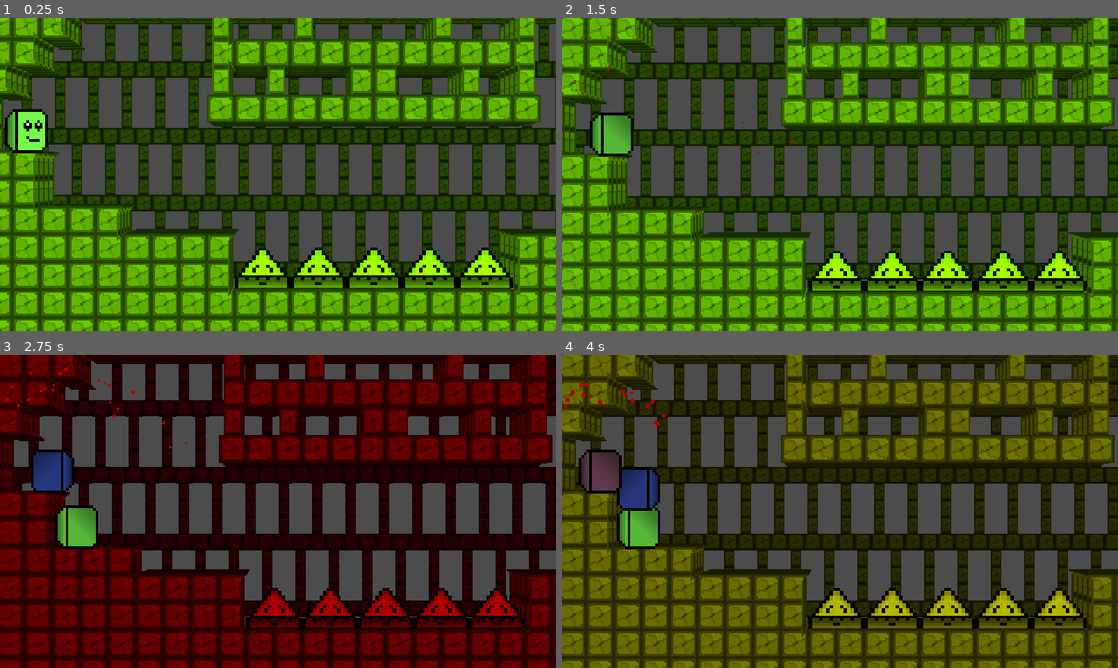
Above: before the commit, frames 1-4 (two rows, left to right).
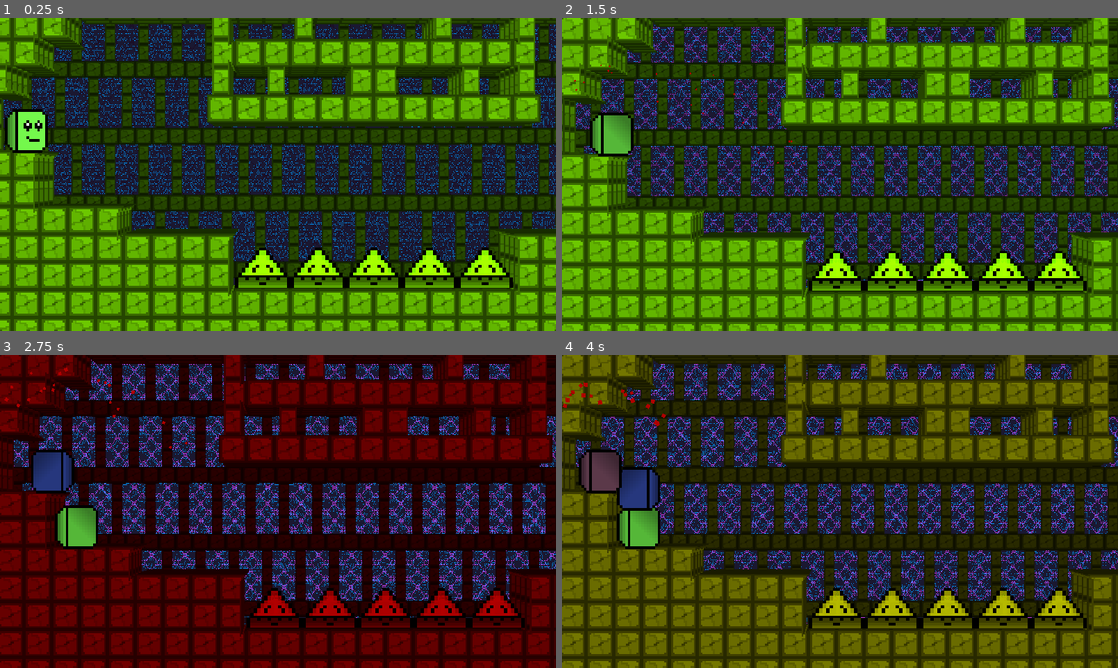
Above: after the commit, the same moments.

Repository: UltraArceus3/Mini-Jam-96-Game-Submission
Game: Godot game, scene res://Scenes/main.tscn
Same seed, same stepped clock (60 frames per second), same inputs: the game is played once before the commit and once after it.
Inputs:
- Up to frame 1 (0.25 s): no input
- Up to frame 2 (1.5 s): hold D (RIGHT) from 0.53 s (still down); tap R (ded) at 0.6, 1.35 s; tap W (UP) at 0.77 s
- Up to frame 3 (2.75 s): tap W (UP) at 1.52 s; release D (RIGHT) at 2.03 s; hold A (LEFT) from 2.03 s (still down); tap R (ded) at 2.1 s
- Up to frame 4 (4 s): release A (LEFT) at 2.78 s; hold D (RIGHT) from 2.78 s (still down); tap R (ded) at 2.85, 3.6 s; tap W (UP) at 3.02, 3.77 s

The runs differ from the first frame. In frame 1, 25% of the frame differs, in the area x 0-100%, y 0-86%; in frame 2, 24%; in frame 3, 24%; in frame 4, 23%.

Commit message:
added neat background

Diff:
--- a/Scenes/main.tscn
+++ b/Scenes/main.tscn
@@ -6,6 +6,52 @@
 [ext_resource path="res://entities-objects/spike/spike.tscn" type="PackedScene" id=4]
 [ext_resource path="res://entities-objects/camera/Camera2D.gd" type="Script" id=5]
 [ext_resource path="res://entities-objects/goal_area/goal_area.tscn" type="PackedScene" id=6]
+[ext_resource path="res://resources/end_frame.png" type="Texture" id=7]
+
+[sub_resource type="Shader" id=1]
+code = "shader_type canvas_item;
+
+void fragment(){
+
+	float eq = sqrt((UV.x));
+	float eq2 = sin(UV.y);
+	float diff_x = 0.0;
+	float diff_y = 0.0;
+	if (mod(FRAGCOORD.y, 2.0) < 1.0) {
+
+
+		diff_x += 0.05*cos(UV.y*TIME*0.5);
+		diff_y += 0.05*cos(UV.y*TIME*0.5) + TIME/5.0;
+
+	}
+	else{
+		diff_x -= sin(UV.x * UV.y)/sin(TIME*0.5);
+		diff_y += TIME*0.5;
+	}
+
+
+	vec2 newuv = UV;
+
+	COLOR = texture(TEXTURE, vec2(newuv.x + diff_x, newuv.y + diff_y)) / vec4(1.,1.,1.,1.);
+
+	if (COLOR.a != 0.0){
+
+		if (mod(FRAGCOORD.y, 2.0) < 1.0) {
+			COLOR = vec4(0.855,0.246,0.988,1.);
+			COLOR.rgb *= abs(sin(0.5*TIME));
+		}
+		else{
+			COLOR = vec4(0.,.59,1.0,1.)
+		}
+	}
+	else{
+		COLOR = vec4(0.102,0.098,0.195,1.)
+	}
+
+}"
+
+[sub_resource type="ShaderMaterial" id=2]
+shader = SubResource( 1 )
 
 [node name="Main" type="Node2D"]
 
@@ -27,17 +73,35 @@
 enable_3D = true
 
 [node name="Background" type="CanvasLayer" parent="."]
+layer = -3
+follow_viewport_enable = true
+follow_viewport_scale = 0.3
+
+[node name="TextureRect" type="TextureRect" parent="Background"]
+material = SubResource( 2 )
+margin_left = -1681.0
+margin_top = -912.0
+margin_right = 1952.0
+margin_bottom = 1048.0
+texture = ExtResource( 7 )
+expand = true
+stretch_mode = 2
+__meta__ = {
+"_edit_use_anchors_": false
+}
+
+[node name="tilemap" type="CanvasLayer" parent="Background"]
 layer = -2
 follow_viewport_enable = true
 follow_viewport_scale = 0.6
 
-[node name="bg_map" parent="Background" instance=ExtResource( 1 )]
+[node name="bg_map" parent="Background/tilemap" instance=ExtResource( 1 )]
 position = Vector2( 0, 1 )
 collision_layer = 0
 collision_mask = 0
 tile_data = PoolIntArray( -1441856, 0, 0, -1441855, 0, 1, -1441854, 0, 1, -1441853, 0, 1, -1441852, 0, 1, -1441851, 0,  …(154237 unchanged characters)…
 
-[node name="CanvasModulate" type="CanvasModulate" parent="Background"]
+[node name="CanvasModulate" type="CanvasModulate" parent="Background/tilemap"]
 color = Color( 0.392157, 0.392157, 0.392157, 1 )
 
 [node name="spikes" type="Node2D" parent="."]
Not shown: 1 places in Scenes/main.tscn that only renumber resources
